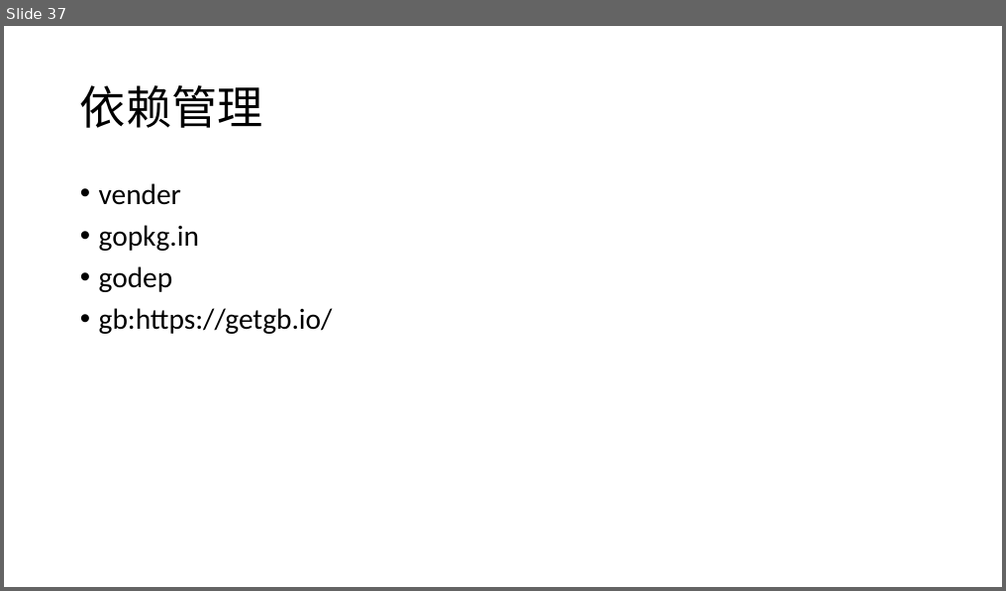
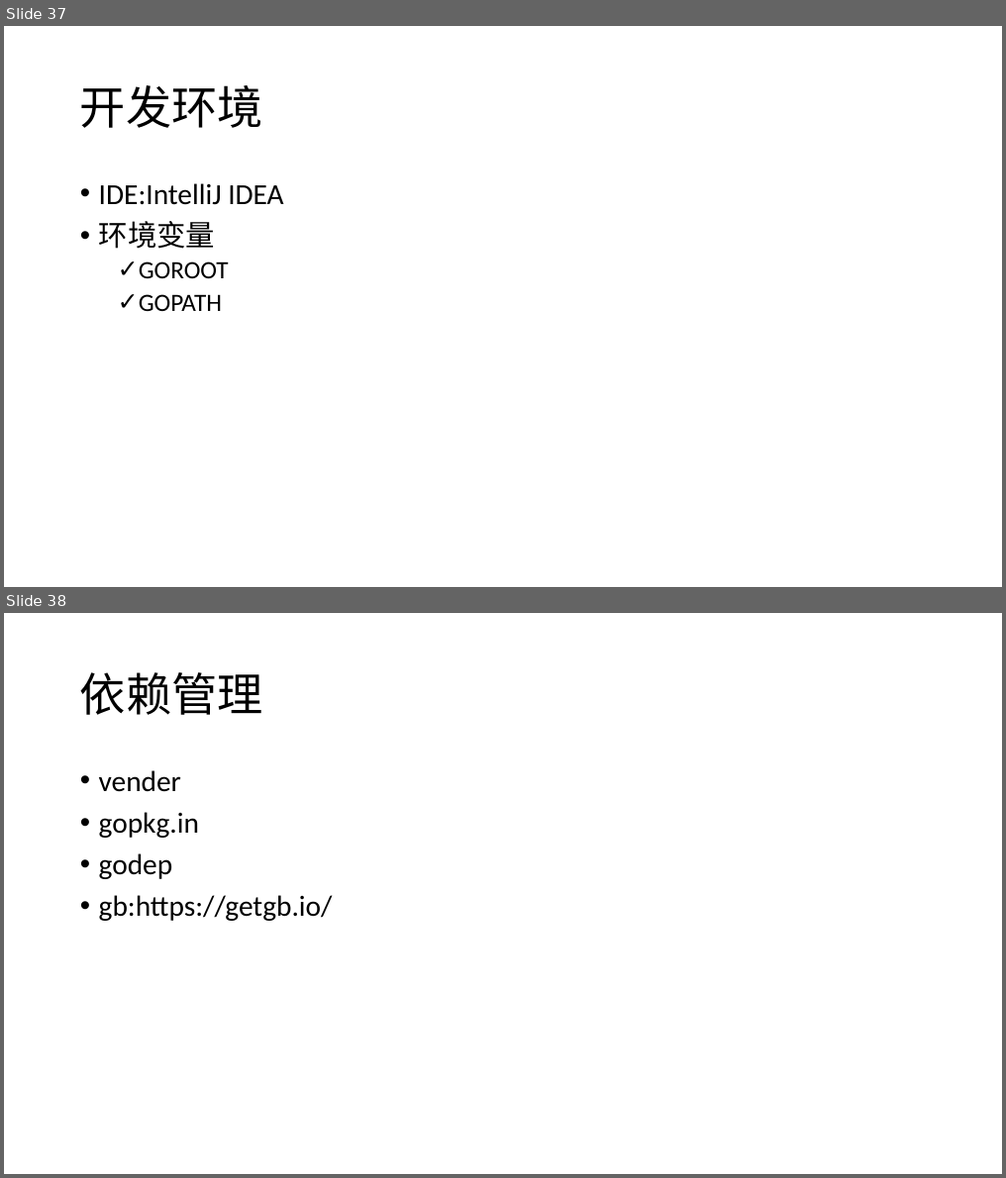
Before and after one commit to hongzhenglin/golearning, a slide deck: go学习笔记.pptx. Shown one above the other, each under a label of ours: slide 37 before the commit, slides 37 and 38 after it. The pictures are 1006x591 and 1006x1178 pixels, drawn with LibreOffice and Linux fonts; fonts in the diff are those of the drawing. Boxes give left, top, right and bottom in pixels: in the first picture for what was removed or moved away, otherwise in the second. Text is boxed around its words. In the diff, an @@ line names an element or a change of style, - is before the commit and + after.

```diff
--- a/go学习笔记.pptx
+++ b/go学习笔记.pptx
@@ slide 37 added at (4, 26, 1002, 587), background #FFFFFF @@
@@ title added at (80, 85, 263, 128), 44 pt, text #000000 @@
+开发环境
@@ text added at (99, 183, 283, 311), 28 pt, text #000000 @@
+• IDE:IntelliJ IDEA
+• 环境变量
+  ✓ GOROOT
+  ✓ GOPATH
@@ what was slide 37 is now slide 38 @@
```
Also in this commit, not shown: 2 other slides added.
